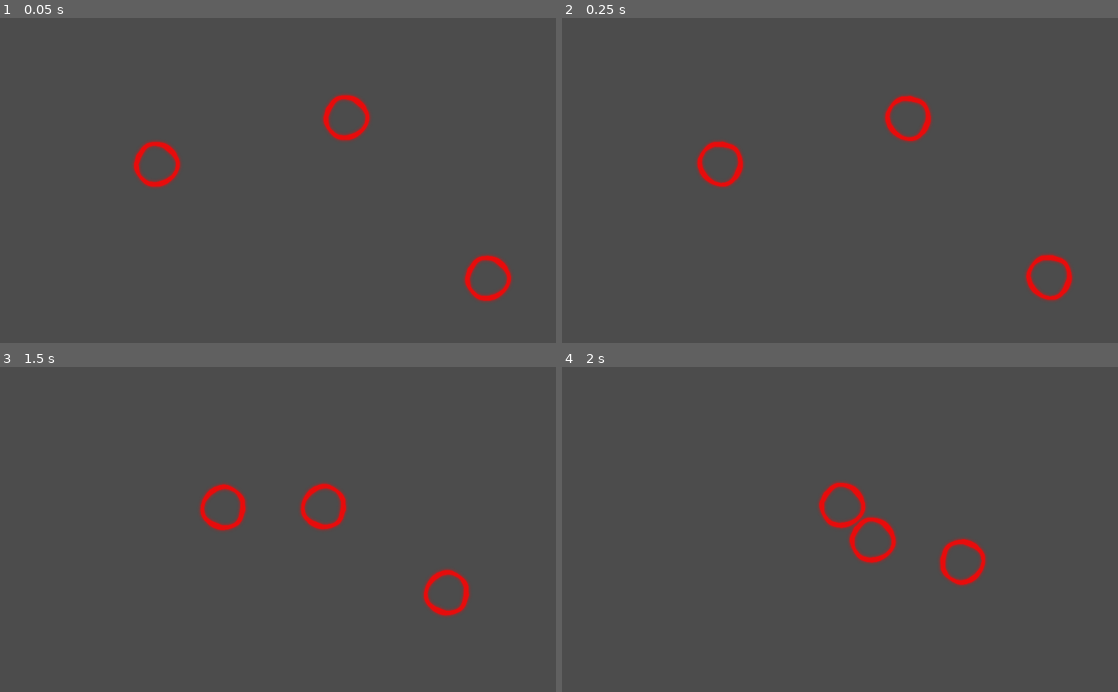
Above: before the commit, frames 1-4 (two rows, left to right).
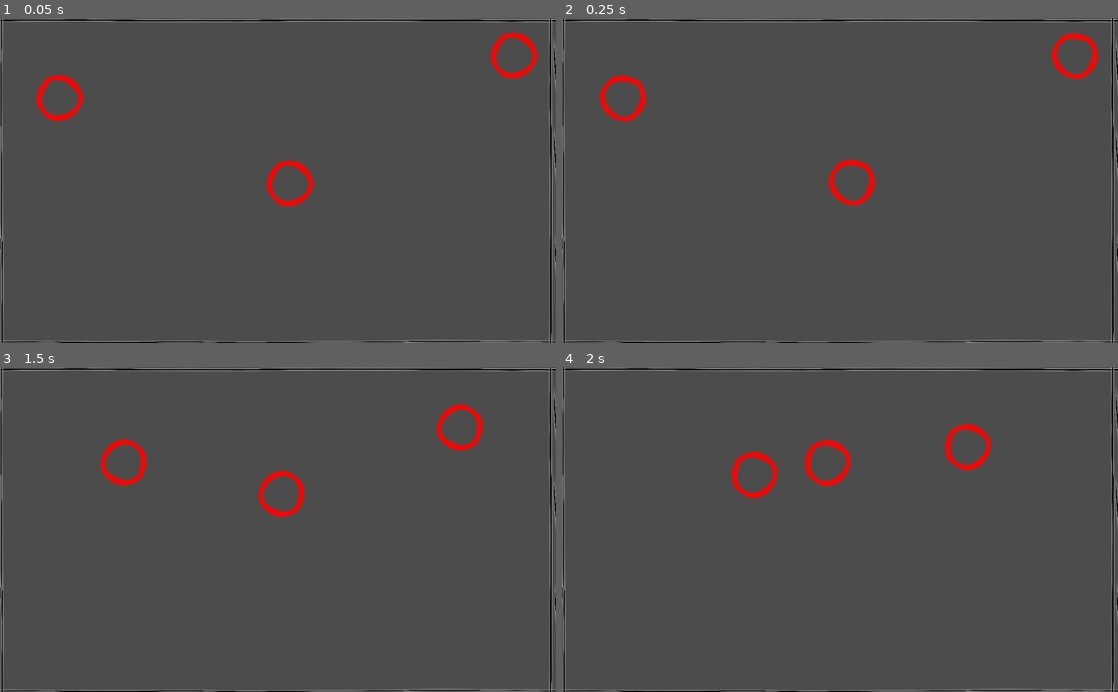
Above: after the commit, the same moments.

Repository: tropf/gamejam2k19
Game: Godot game, scene res://scenes/testscene.tscn
Same seed, same stepped clock (60 frames per second), same inputs: the game is played once before the commit and once after it.
Inputs (mouse positions are in pixels of both pictures, inside the frame that each line leads up to):
- Up to frame 1 (0.05 s): no input
- Up to frame 2 (0.25 s): no input
- Up to frame 3 (1.5 s): move the mouse to (400, 513) at 0.52 s; click (400, 513) at 0.67 s; move the mouse to (166, 545) at 1.27 s; click (166, 545) at 1.42 s
- Up to frame 4 (2 s): no input

The runs differ from the first frame. In frame 1, 5.5% of the frame differs, in the area x 0-100%, y 0-100%; in frame 2, 5.5%; in frame 3, 5.5%; in frame 4, 5.5%.
Error after the commit: Parse Error: Parse error: Spaces used before tabs on a line

Commit message:
Add mass to calculation of force, add gravity hole, add walls

Diff:
--- a/scenes/Ball.tscn
+++ b/scenes/Ball.tscn
@@ -20,15 +20,15 @@
 	for i in Global.gravityobjects:
 		#applied_force = (Global.gravity * (mass * i.get_node(\"RigidBody2D\").get_mass()) * delta)
 		if is_other_obj(i):
-			force += calc_force_btw_obj(i)
+			force += i.mass * calc_force_btw_obj(i)
 	#print(\"Force: \", force)
-	set_applied_force(force)
+	set_applied_force(delta * force)
 
 func calc_force_btw_obj(ball):
 	# TODO: add masses
 	var dist = euclidian_distance(ball)
 	#print(\"dist \", dist)
-	return -10000000 * get_direction(ball) * Global.gravity/pow(dist, 2)
+	return -1 * get_direction(ball) * Global.gravity/pow(dist, 2)
 
 func euclidian_distance(ball):
 	return sqrt(pow(self.position.x - ball.position.x, 2) + pow(self.position.y - ball.position.y, 2))
--- a/scenes/Global.tscn
+++ b/scenes/Global.tscn
@@ -8,7 +8,7 @@
 # list of gameobjects, which will interact with gravity
 # add on spawn, delete when objects are destroyed !
 var gravityobjects=[]
-export var gravity = 10
+export var gravity = 1000000000
 "
 
 [node name="Global" type="Node2D"]
--- /dev/null
+++ b/scenes/Wall.tscn
@@ -0,0 +1,15 @@
+[gd_scene load_steps=3 format=2]
+
+[ext_resource path="res://assets/graphics/brick.png" type="Texture" id=1]
+
+[sub_resource type="RectangleShape2D" id=1]
+extents = Vector2( 950, 190 )
+
+[node name="Wall" type="StaticBody2D"]
+scale = Vector2( 0.1, 0.1 )
+
+[node name="Sprite" type="Sprite" parent="."]
+texture = ExtResource( 1 )
+
+[node name="CollisionShape2D" type="CollisionShape2D" parent="."]
+shape = SubResource( 1 )
--- /dev/null
+++ b/scenes/gravity_hole.tscn
@@ -0,0 +1,55 @@
+[gd_scene load_steps=5 format=2]
+
+[ext_resource path="res://assets/graphics/ball.png" type="Texture" id=1]
+
+[sub_resource type="GDScript" id=1]
+script/source = "extends RigidBody2D
+
+
+# Called when the node enters the scene tree for the first time.
+func _ready():
+	position = Vector2(100000000000, 100000000000)
+	Global.gravityobjects.append(self)
+
+# Called every frame. 'delta' is the elapsed time since the previous frame.
+func _process(delta):
+	pass
+"
+
+[sub_resource type="CircleShape2D" id=2]
+radius = 212.79
+
+[sub_resource type="GDScript" id=3]
+script/source = "extends Sprite
+
+var rng = RandomNumberGenerator.new()
+
+export var color = Color(0,0,0)
+
+export var rotationspeed = 360
+
+# Called when the node enters the scene tree for the first time.
+func _ready():
+	get_parent().set_modulate(color)
+	pass
+
+
+# Called every frame. 'delta' is the elapsed time since the previous frame.
+func _process(delta):
+
+
+	get_parent().rotation_degrees += rotationspeed*delta
+	pass"
+
+[node name="GravityHole" type="RigidBody2D"]
+mode = 1
+script = SubResource( 1 )
+
+[node name="CollisionShape2D" type="CollisionShape2D" parent="."]
+scale = Vector2( 0.2, 0.2 )
+shape = SubResource( 2 )
+
+[node name="Sprite" type="Sprite" parent="CollisionShape2D"]
+texture = ExtResource( 1 )
+script = SubResource( 3 )
+rotationspeed = 50
--- a/scenes/testscene.tscn
+++ b/scenes/testscene.tscn
@@ -1,19 +1,41 @@
-[gd_scene load_steps=3 format=2]
+[gd_scene load_steps=5 format=2]
 
 [ext_resource path="res://scenes/Ball.tscn" type="PackedScene" id=1]
+[ext_resource path="res://scenes/Wall.tscn" type="PackedScene" id=2]
+[ext_resource path="res://scenes/gravity_hole.tscn" type="PackedScene" id=3]
 
 [sub_resource type="GDScript" id=1]
 script/source = "extends Node2D
 
-# Declare member variables here. Examples:
-# var a = 2
-# var b = \"text\"
+var clicked = false
 
 # Called when the node enters the scene tree for the first time.
 func _ready():
+	\"\"\"
+	Global.gravityobjects.erase($Ball2)
+	Global.gravityobjects.erase($Ball3)
+	remove_child($Ball2)
+	remove_child($Ball3)
+	\"\"\"
 
+func _input(event):
+	if event is InputEventMouseButton:
+		#$GravityHole.position = event.position
+		clicked = not clicked
+		move_gravity_hole(event.position)
+	elif event is InputEventMouseMotion:
+		move_gravity_hole(event.position)
+		#print(\"Mouse Motion at: \", event.position)
+
+   	# Print the size of the viewport
+	#print(\"Viewport Resolution is: \", get_viewport_rect().size)
 	pass # Replace with function body.
 
+func move_gravity_hole(position):
+	if clicked:
+		$GravityHole.position = position
+	else:
+		$GravityHole.position = Vector2(100000000000, 100000000000)
 # Called every frame. 'delta' is the elapsed time since the previous frame.
 #func _process(delta):
 #	pass
@@ -23,10 +45,33 @@
 script = SubResource( 1 )
 
 [node name="Ball1" parent="." instance=ExtResource( 1 )]
-position = Vector2( 289.391, 270.257 )
+position = Vector2( 110.681, 148.334 )
 
 [node name="Ball2" parent="." instance=ExtResource( 1 )]
-position = Vector2( 638.572, 184.157 )
+position = Vector2( 535.021, 306.081 )
 
 [node name="Ball3" parent="." instance=ExtResource( 1 )]
-position = Vector2( 899.262, 480.723 )
+position = Vector2( 947.698, 69.8578 )
+
+[node name="Wall" parent="." instance=ExtResource( 2 )]
+position = Vector2( 497.714, -11.6913 )
+scale = Vector2( 1, 0.1 )
+
+[node name="Wall2" parent="." instance=ExtResource( 2 )]
+position = Vector2( 481.013, 616.297 )
+scale = Vector2( 1, 0.1 )
+
+[node name="Wall3" parent="." instance=ExtResource( 2 )]
+position = Vector2( -15.0316, 151.987 )
+rotation = 1.5708
+scale = Vector2( 1, 0.1 )
+
+[node name="Wall4" parent="." instance=ExtResource( 2 )]
+position = Vector2( 1030.5, 207.103 )
+rotation = 1.5708
+scale = Vector2( 1, 0.1 )
+
+[node name="GravityHole" parent="." instance=ExtResource( 3 )]
+position = Vector2( 419.216, 93.5302 )
+mass = 100.0
+gravity_scale = 128.0
Binary file added: assets/graphics/Bouncy Platform Long.png
Not shown, added: assets/graphics/Bouncy Platform Long.png.import
